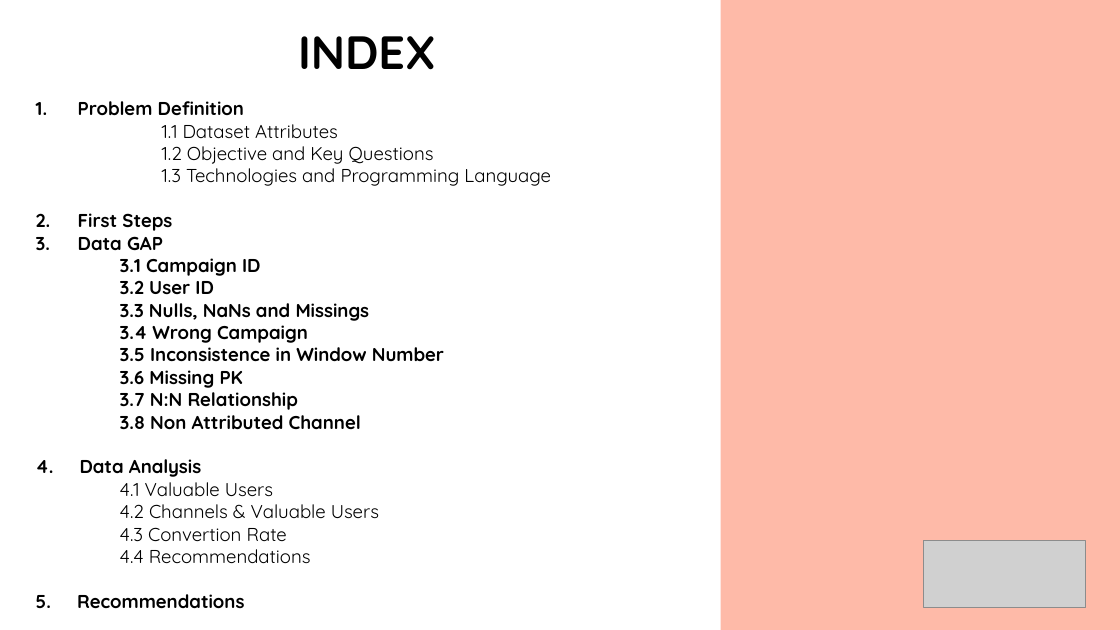
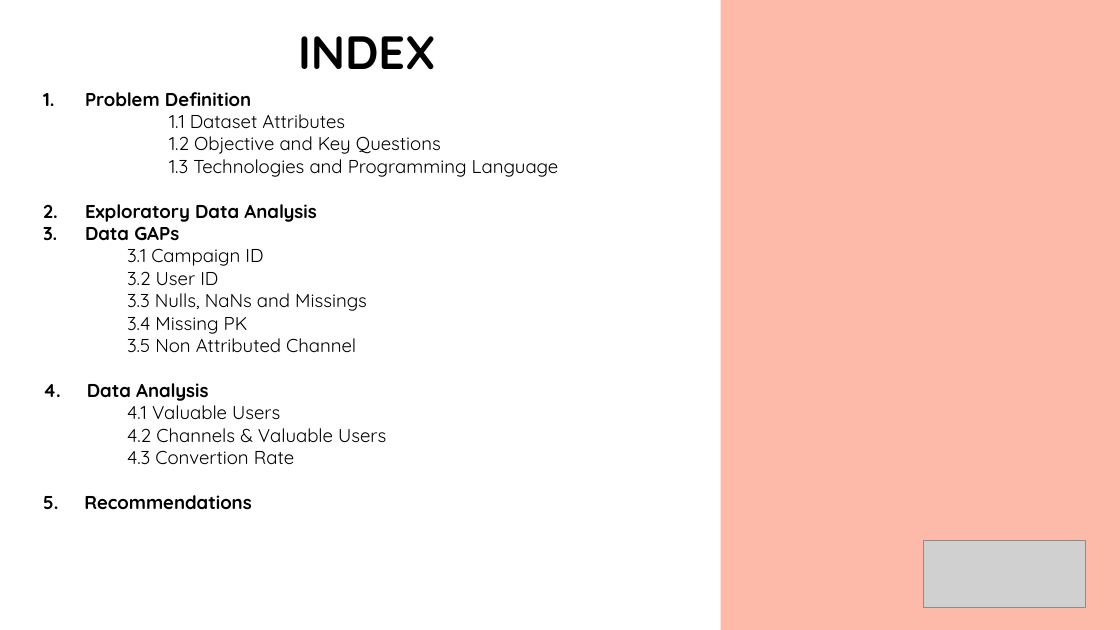
Before and after one commit to bbucalonserra/sales-membership-analysis, a slide deck: slide 2 of presentation.pptx. Drawn at 1120x630 pixels with LibreOffice and Linux fonts; fonts in the diff are those of the drawing; grey boxes stand for pictures. Boxes give left, top, right and bottom in pixels: in the first picture for what was removed or moved away, otherwise in the second. Text is boxed around its words. In the diff, an @@ line names an element or a change of style, - is before the commit and + after.

```diff
--- a/presentation.pptx
+++ b/presentation.pptx
@@ text "Problem Definition": place and size @@
-text "Problem Definition" at <box>36,101,551,609</box>
+text "Problem Definition" at <box>43,92,559,510</box>
@@ text at <box>85,204,316,240</box>: text changed @@
-2. First Steps
-3. Data GAP
+2. Exploratory Data Analysis
+3. Data GAPs
@@ text at <box>127,248,367,311</box>: bold off in "3.1 Campaign ID", "3.2 User ID", "3.3 Nulls, NaNs and Missings" @@
@@ text at <box>127,317,356,353</box>: text changed; bold off @@
-3.4 Wrong Campaign
-3.5 Inconsistence in Window Number
-3.6 Missing PK
-3.7 N:N Relationship
-3.8 Non Attributed Channel
+3.4 Missing PK
+3.5 Non Attributed Channel
@@ text at <box>120,549,311,563</box>: paragraph removed @@
-    4.4 Recommendations
```
Also in this commit, not shown: 11 other slides changed, 1 slide added, 2 slides removed.
